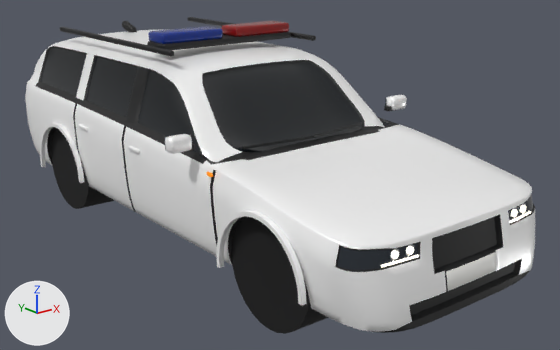
Renders of the glTF model assets/cars/police.glb from each side of a commit.
One viewpoint serves both versions: a 50 mm camera at (-3.5, -4.93, 2.33) aimed at (0.21, -0.29, 0.47). Lighting does not change. The marker at lower left points along +X, +Y and +Z. The picture after the commit comes second. Vertices at exactly the same position are counted once.

Script lines for the objects in view, before the commit:
```python
me_body = bpy.data.meshes.new('Body')
me_body.from_pydata(...)  # 8192 vertices, 16164 faces; spans x -1.09..1.09, y -2.38..2.39, z -0.02..1.62
me_body.materials.append(mat_paint)  # white #ffffff
me_body.materials.append(mat_glass)  # black #0e1419
me_body.materials.append(mat_black)  # black #121314
me_body.materials.append(mat_under)  # black #0b0b0c
me_body.materials.append(mat_gap)  # black #050505
me_body.materials.append(mat_grille)  # black #0c0d0e
me_body.materials.append(mat_lens)  # dark grey #4a5058
me_body.materials.append(mat_lightf)  # white #f6f3ea, glowing pale yellow #fff6e0
me_body.materials.append(mat_lightr)  # red #a50d12, glowing red #ff1a1a
me_body.materials.append(mat_clear)  # light grey #c9ccd0
me_body.materials.append(mat_platef)  # white #f4f4f0
me_body.materials.append(mat_plater)  # yellow #f2c200
me_body.materials.append(mat_chrome)  # light grey #d9dde2
me_body.materials.append(mat_livery)  # white #ffffff
me_body.materials.append(mat_amber)  # orange #d27a0f, glowing orange #cb6d00
me_body.materials.append(mat_interior)  # black #2a2b2e
me_body.materials.append(mat_seat)  # black #1d1e21
me_body.materials.append(mat_barblue)  # blue #16308a
me_body.materials.append(mat_barred)  # red #8a1616
ob_police = bpy.data.objects.new('police', me_body)
ob_police.location = (0.0, 0.0, 0.0)
```
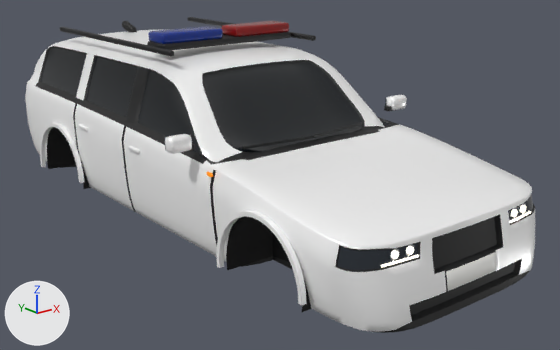
What changed in the scene script:
```text
Change me_body:
    used by ob_police; location = (0.0, 0.0, 0.0)
    remove me_body.from_pydata(...)  # 8192 vertices, 16164 faces; spans x -1.09..1.09, y -2.38..2.39, z -0.02..1.62
    add me_body.from_pydata(...)  # 8538 vertices, 16736 faces; spans x -1.09..1.09, y -2.38..2.39, z 0.2..1.62
    me_body part 1: a new loose piece of 51 vertices spanning x -0.9..-0.53, y -1.89..-1.14, z 0.26..0.71, in mat_under (black #0b0b0c)
    me_body part 2: a new loose piece of 51 vertices spanning x -0.9..-0.61, y 0.96..1.71, z 0.26..0.71, in mat_under (black #0b0b0c)
    me_body part 3: 62 vertices removed from x -0.86..0.86, y 0.95..1.72, z -0.02..0.75; 148 vertices added at x -0.79..0.79, y 0.93..1.75, z 0.22..0.89
    me_body part 4: 62 vertices removed from x -0.86..0.86, y -1.9..-1.13, z -0.02..0.75; 110 vertices added at x -0.52..0.52, y -1.9..-1.12, z 0.22..0.73
    other edits to the shape of me_body do not show in these pictures
```

Changed parts and their boxes [x1, y1, x2, y2] in the pictures (560 x 350 px; the box of a moved part takes in the faces that stretch with it):
'police', reshaped: before [25, 17, 535, 334]; after [25, 17, 535, 333]
part 1 of me_body, added (black): after [226, 217, 312, 312]
part 2 of me_body, added (black): after [47, 128, 91, 189]
part 3 of me_body, cut back (mostly hidden afterwards): before [51, 129, 115, 209]; after [47, 127, 77, 167]
part 4 of me_body, moved or reshaped (mostly hidden afterwards): before [231, 216, 329, 334]; after [228, 216, 293, 270]
